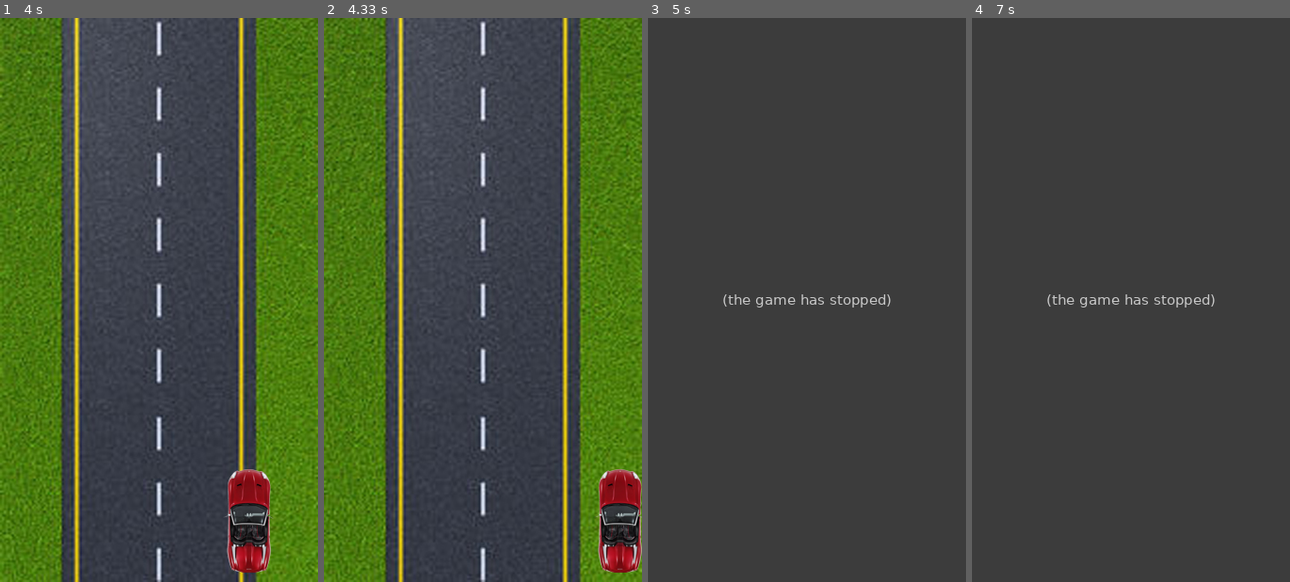
Above: before the commit, frames 1-4 (left to right).
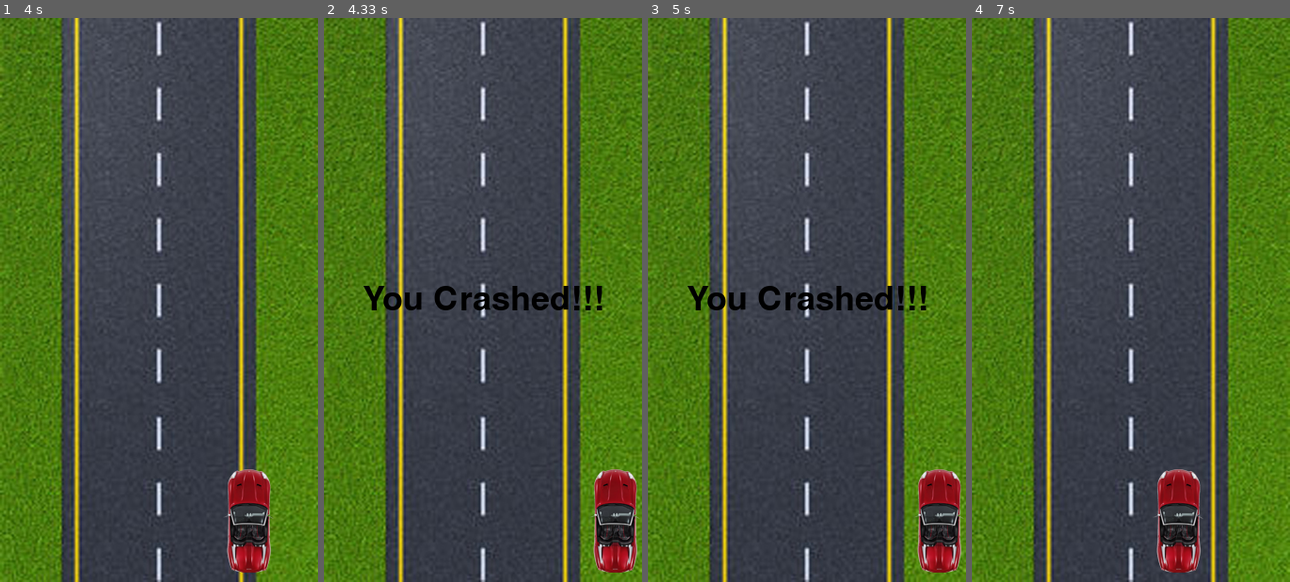
Above: after the commit, the same moments.

Repository: fahad80/RaceCar_pygame
Game: pygame game, started from pygameFirst.py
Same seed, same stepped clock (60 frames per second), same inputs: the game is played once before the commit and once after it.
Inputs:
- Up to frame 1 (4 s): hold Right 0.33-0.8 s; hold Right 0.83-1.3 s; hold Left 1.33-1.87 s; hold Left 1.9-2.3 s; hold Right 2.33-2.97 s; hold Left 3-3.47 s; hold Right 3.5-3.97 s
- Up to frame 2 (4.33 s): hold Right from 4 s (still down)
- Up to frame 3 (5 s): release Right at 4.47 s
- Up to frame 4 (7 s): hold Right from 6.67 s (still down)

Frame 1 is identical in both runs. In frame 2, 3.0% of the frame differs, in the area x 12-100%, y 47-99%; in frame 3, 51%; in frame 4, 52%, in the area x 0-100%, y 0-100%.
Before the commit the program exited at 4.33 s; later frames show no game.

Commit message:
Crash Scenario added.

Diff:
--- a/pygameFirst.py
+++ b/pygameFirst.py
@@ -1,7 +1,9 @@
 import os
 import pygame
+import time
+
+
 pygame.init()
-
 
 # Colors Constant
 BLACK   = (0,0,0)
@@ -9,24 +11,37 @@
 RED     = (255,0,0)
 GREEN   = (0,255,0)
 
-
+# Load Images
 carImg  = pygame.image.load(os.path.join("image","Racecar2.png"))
 roadImg = pygame.image.load(os.path.join("image","Road.jpg"))
 
 (car_width, car_height) = carImg.get_rect().size
 (display_width, display_height) = roadImg.get_rect().size
 
-
+# Initialize Display
+pygame.display.set_caption('RaceCar')
 gameDisplay = pygame.display.set_mode((display_width,display_height))
-pygame.display.set_caption('RaceCar')
 clock = pygame.time.Clock()
 
+# Initialize Font
+font = pygame.font.Font("freesansbold.ttf", 36)
 
+
+# Function definition
 def drawCar(x,y):
     gameDisplay.blit(carImg,(x,y))
 
 def drawRoad(x,y):
     gameDisplay.blit(roadImg,(x,y))
+
+def displayMsgCenter(text):
+    largeText = font.render(text, True, BLACK)
+    textpos = largeText.get_rect()
+    textpos.center = ((display_width/2),(display_height/2))
+    gameDisplay.blit(largeText, textpos)
+    pygame.display.update()
+    time.sleep(2)
+
 
 def gameLoop():
     carX = gameDisplay.get_rect().centerx - (int)(car_width/2)
@@ -35,13 +50,18 @@
     roadY = 0
 
     x_change = 0
-    gameExit = False
 
-    while not gameExit:
+    while True:
+        # Draw and Update
+        drawRoad(roadX, roadY)
+        drawCar(carX, carY)
+        pygame.display.update()
+        clock.tick(30)
 
+        # Event Loop
         for event in pygame.event.get():
             if event.type == pygame.QUIT:
-                gameExit = True
+                pygame.quit()
             if event.type == pygame.KEYDOWN:
                 if event.key == pygame.K_LEFT:
                     x_change = -5
@@ -53,15 +73,11 @@
 
         carX += x_change
         if (carX > display_width - car_width) or (carX < 0):
-            gameExit = True
+            displayMsgCenter("You Crashed!!!")
+            carX = gameDisplay.get_rect().centerx - (int)(car_width/2)
+            carY = (display_height - car_height - 10)
 
-        #gameDisplay.fill(white)
-        drawRoad(roadX, roadY)
-        drawCar(carX, carY)
-        pygame.display.update()
-        clock.tick(30)
 
 
 gameLoop()
-pygame.quit()
 #quit()
